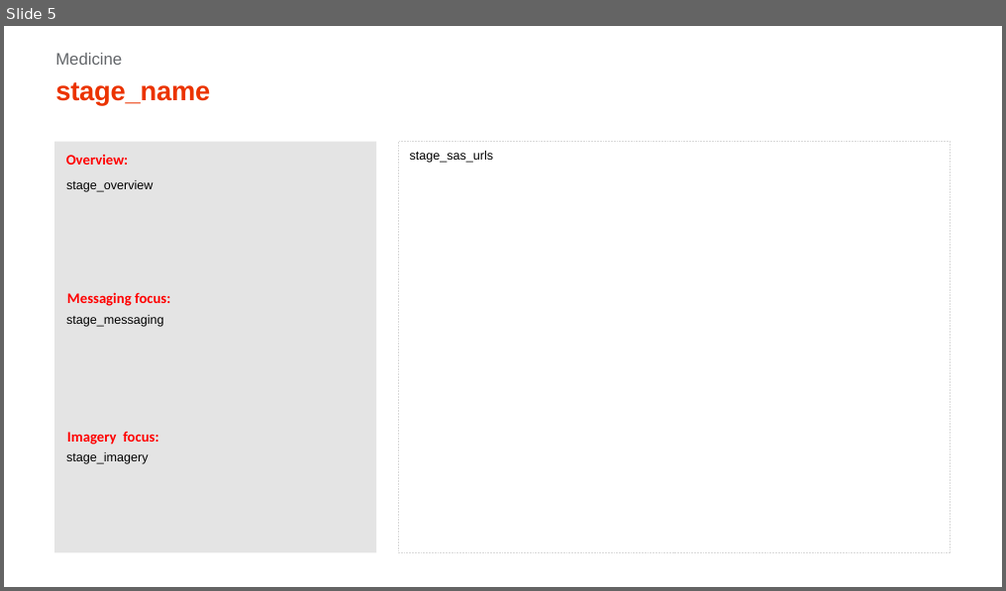
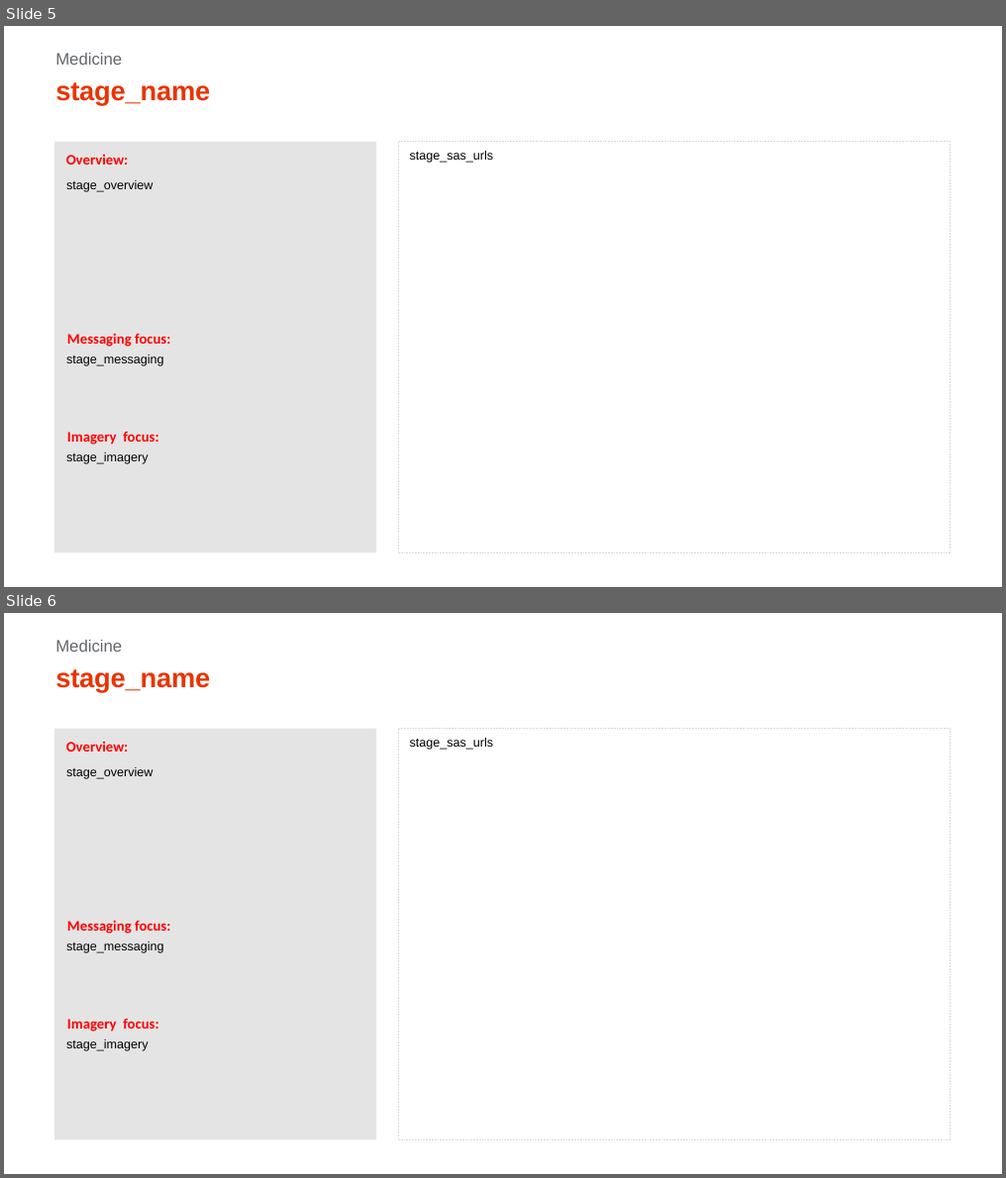
Before and after one commit to xpistos90210/templates, a slide deck: brand_review_template.pptx. Shown one above the other, each under a label of ours: slide 5 before the commit, slides 5 and 6 after it. The pictures are 1006x591 and 1006x1178 pixels, drawn with LibreOffice and Linux fonts; fonts in the diff are those of the drawing. Boxes give left, top, right and bottom in pixels: in the first picture for what was removed or moved away, otherwise in the second. Text is boxed around its words. In the diff, an @@ line names an element or a change of style, - is before the commit and + after.

```diff
--- a/brand_review_template.pptx
+++ b/brand_review_template.pptx
@@ slide 6 added at <box>4,613,1002,1174</box>, background #FFFFFF; not listed: 5 template elements that a slide beside it also shows @@
@@ text added at <box>55,640,122,652</box>, 16 pt, text #63666A @@
+Medicine
@@ title added at <box>55,669,210,692</box>, 26 pt, text #EB3300, bold @@
+stage_name
@@ text added at <box>410,738,494,750</box>, 12 pt, text #000000 @@
+stage_sas_urls
@@ text added at <box>66,767,152,779</box>, 12 pt, text #000000 @@
+stage_overview
@@ text added at <box>66,942,164,954</box>, 12 pt, text #000000 @@
+stage_messaging
@@ text added at <box>66,1040,148,1052</box>, 12 pt, text #000000 @@
+stage_imagery
@@ slide 5 changed as well @@
@@ text "stage_messaging": place and size @@
-text "stage_messaging" at <box>66,315,164,327</box>
+text "stage_messaging" at <box>66,355,164,367</box>
@@ text "Messaging focus:": place and size @@
-text "Messaging focus:" at <box>67,292,170,306</box>
+text "Messaging focus:" at <box>67,333,170,347</box>
```
Also in this commit, not shown: 4 other slides changed.
